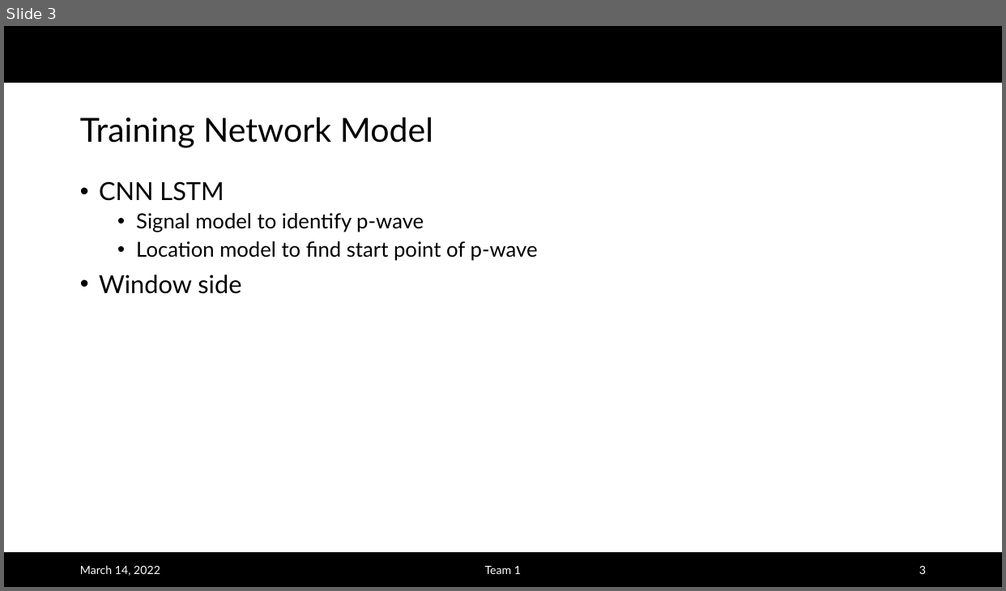
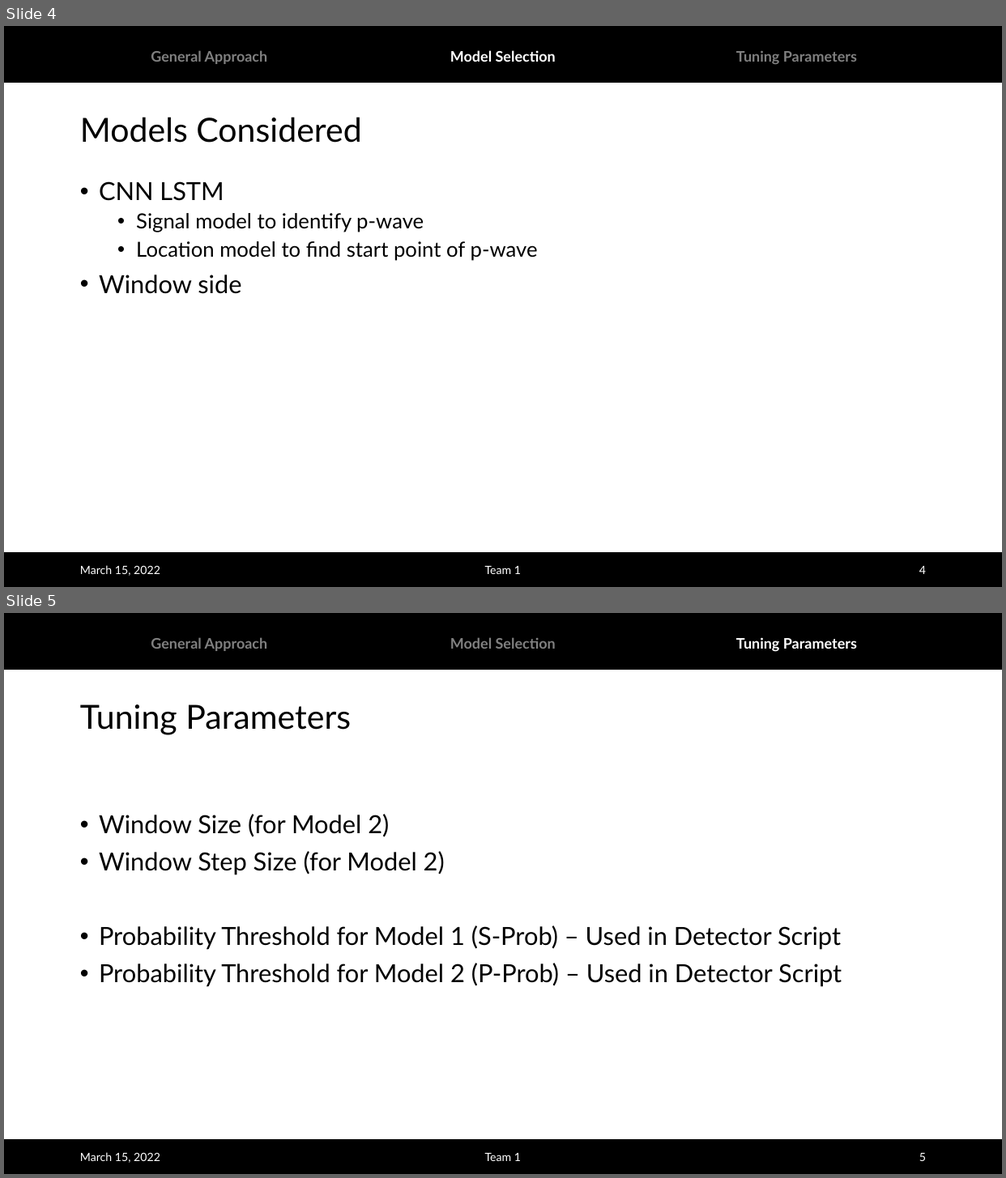
Before and after one commit to albertlk/grillochallenge, a slide deck: Challenge_Team1.pptx. Shown one above the other, each under a label of ours: slide 3 before the commit, slides 4 and 5 after it. The pictures are 1006x591 and 1006x1178 pixels, drawn with LibreOffice and Linux fonts; fonts in the diff are those of the drawing; background and template pictures are left out. Boxes give left, top, right and bottom in pixels: in the first picture for what was removed or moved away, otherwise in the second. Text is boxed around its words. In the diff, an @@ line names an element or a change of style, - is before the commit and + after.

```diff
--- a/Challenge_Team1.pptx
+++ b/Challenge_Team1.pptx
@@ slide 5 added at (4, 613, 1002, 1174), background #FFFFFF; not listed: 2 template elements that a slide beside it also shows @@
@@ text added at (151, 637, 268, 651), 14 pt, text #808080, bold @@
+General Approach
@@ text added at (450, 637, 556, 649), 14 pt, text #808080, bold @@
+Model Selection
@@ text added at (736, 637, 857, 652), 14 pt, text #FFFFFF, bold @@
+Tuning Parameters
@@ title added at (80, 705, 351, 735), 32 pt, text #000000 @@
+Tuning Parameters
@@ text added at (99, 814, 842, 987), 24 pt, text #000000 @@
+• Window Size (for Model 2)
+• Window Step Size (for Model 2)
+• Probability Threshold for Model 1 (S-Prob) – Used in Detector Script
+• Probability Threshold for Model 2 (P-Prob) – Used in Detector Script
@@ text added at (80, 1152, 160, 1163), 11 pt, text #FFFFFF @@
+March 15, 2022
@@ text added at (485, 1153, 521, 1161), 11 pt, text #FFFFFF @@
+Team 1
@@ page number added at (919, 1153, 926, 1161), 11 pt, text #FFFFFF @@
+5
@@ what was slide 3 is now slide 4 @@
@@ slide 4 changed as well @@
@@ text added at (151, 50, 268, 64), 14 pt, text #808080, bold @@
+General Approach
@@ text added at (450, 50, 556, 62), 14 pt, text #FFFFFF, bold @@
+Model Selection
@@ text added at (736, 51, 857, 64), 14 pt, text #808080, bold @@
+Tuning Parameters
@@ title at (80, 117, 361, 143): text changed @@
-Training Network Model
+Models Considered
@@ text at (80, 565, 160, 576): text changed @@
-March 14, 2022
+March 15, 2022
@@ page number at (919, 566, 926, 574): text changed @@
-3
+4
```
Also in this commit, not shown: 2 other slides changed, 2 other slides added, 1 slide removed, 1 other file.
